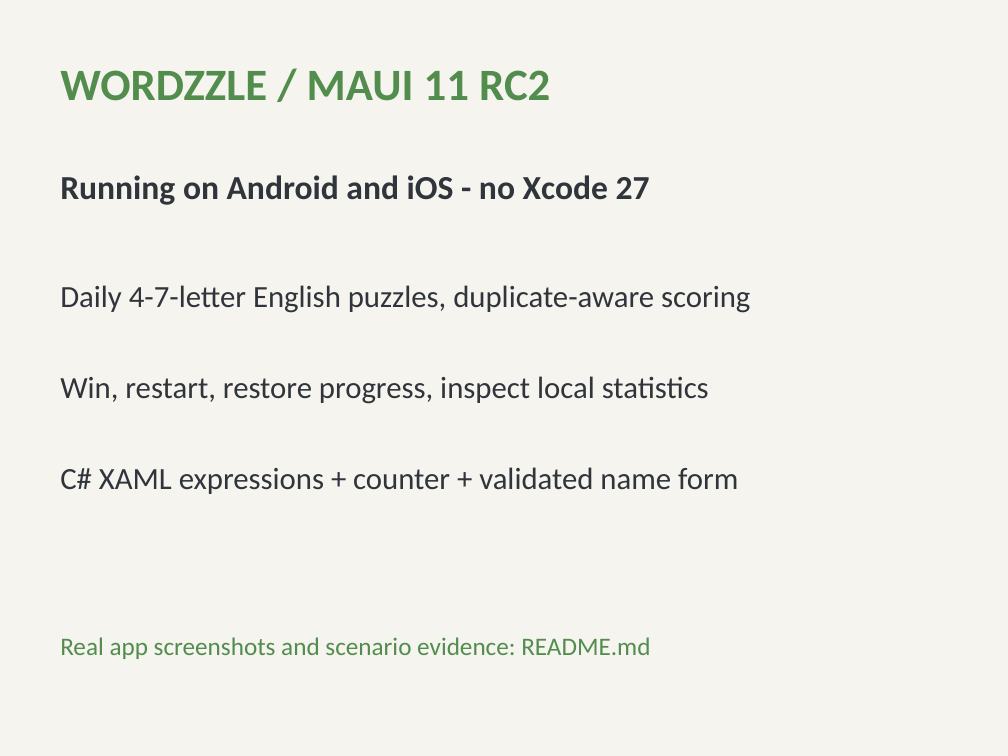
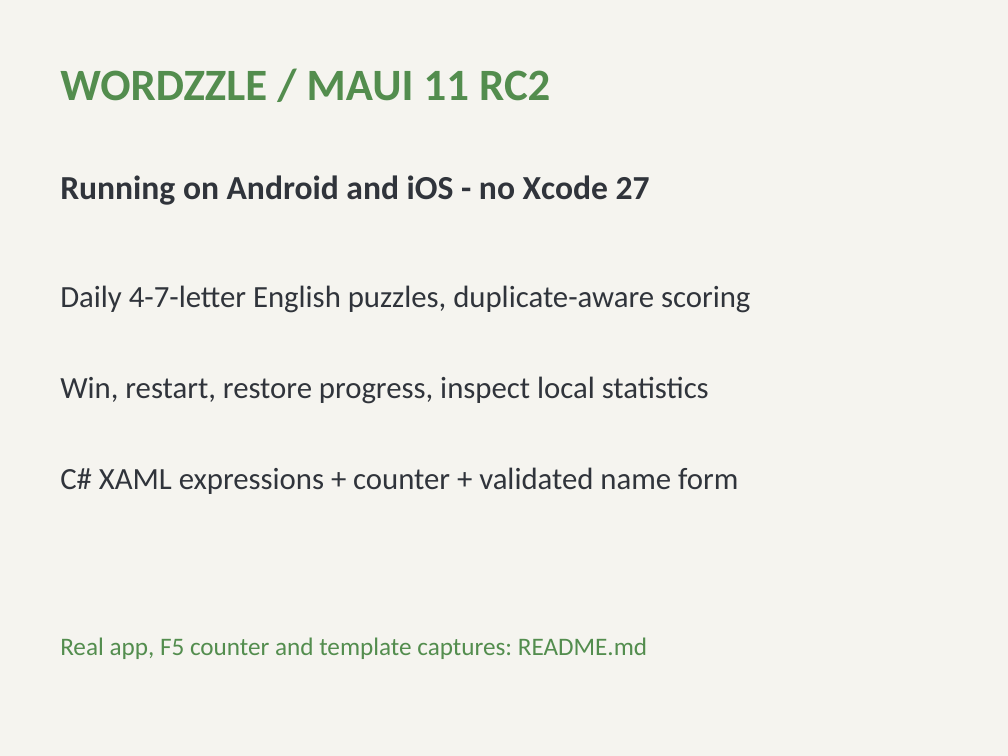
Before and after one commit to kubaflo/maui, a slide deck: slide 1 of src/Controls/samples/Wordzzle/Wordzzle-hackathon.pptx. Drawn at 1008x756 pixels with LibreOffice and Linux fonts; fonts in the diff are those of the drawing. Boxes give left, top, right and bottom in pixels: in the first picture for what was removed or moved away, otherwise in the second. Text is boxed around its words. In the diff, an @@ line names an element or a change of style, - is before the commit and + after.

```diff
--- a/src/Controls/samples/Wordzzle/Wordzzle-hackathon.pptx
+++ b/src/Controls/samples/Wordzzle/Wordzzle-hackathon.pptx
@@ text at (60, 637, 647, 659): text changed @@
-Real app screenshots and scenario evidence: README.md
+Real app, F5 counter and template captures: README.md
```
Also in this commit, not shown: 1 other slide changed, 5 other files.
